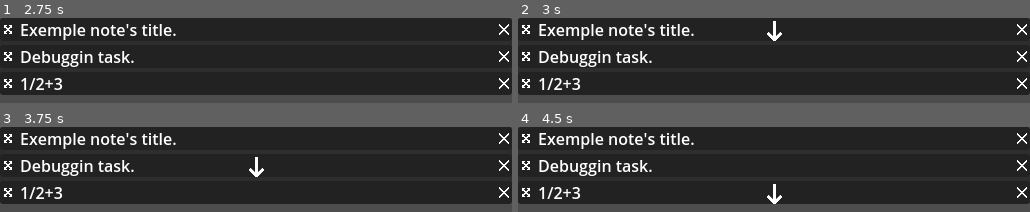
Above: before the commit, frames 1-4 (two rows, left to right).
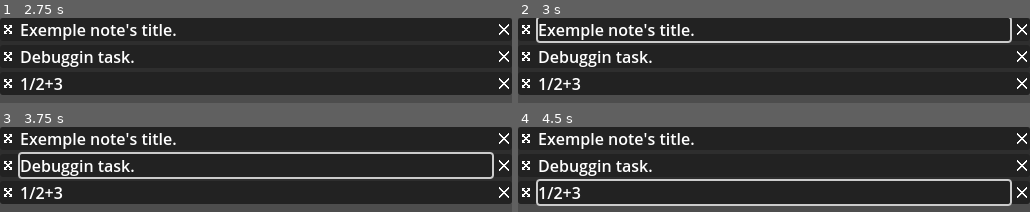
Above: after the commit, the same moments.

Repository: xorblo-doitus/Bloc-notes-plus-plus
Game: Godot game, scene res://src/app/main.tscn
Same seed, same stepped clock (60 frames per second), same inputs: the game is played once before the commit and once after it. The engine's default icon, where the game draws it, is replaced by a stand-in: a white triangle on a blue panel in a dark square.
Inputs (mouse positions are in pixels of both pictures, inside the frame that each line leads up to):
- Up to frame 1 (2.75 s): click (10, 29) at 0.52 s; click (10, 29) at 1.27 s; click (10, 29) at 2.02 s
- Up to frame 2 (3 s): tap Enter at 2.75 s; drag from (774, 29) to (outside the picture) at 2.77 s
- Up to frame 3 (3.75 s): tap Space at 3.5 s; drag from (256, 165) to (outside the picture) at 3.52 s
- Up to frame 4 (4.5 s): tap Enter at 4.25 s; move the mouse to (774, 192) at 4.27 s; tap Ctrl at 4.35 s; click (774, 192) at 4.42 s

Frame 1 is identical in both runs. In frame 2, 2.7% of the frame differs, in the area x 3-97%, y 0-30%; in frame 3, 4.8%, in the area x 3-97%, y 29-62%; in frame 4, 4.8%.

Commit message:
Fixed dropping on self and added other filters for droppable areas

Diff:
--- a/src/gui/user_input/grip/grip_componenent.gd
+++ b/src/gui/user_input/grip/grip_componenent.gd
@@ -10,6 +10,7 @@
 @export var element_to_move: Control
 @export var right_click_to_cancel: bool = true
 @export var drag_group: StringName = &"default"
+@export var drop_enabled: bool = true
 @export_group("dropping")
 @export_range(0, 1, 10**-9, "suffix:%") var center_ratio: float = 0.5
 ## A Bitmask of enabled sides to drop dragged elements.
@@ -125,6 +126,15 @@
 	var mouse_position: Vector2 = get_global_mouse_position()
 	var found: GripComponent
 	for grip in all:
+		if not grip.drop_enabled:
+			continue
+
+		if grip.drag_group != drag_group:
+			continue
+
+		if grip == self:
+			continue
+
 		if grip.element_to_move.get_global_rect().has_point(mouse_position):
 			found = grip
 			break
